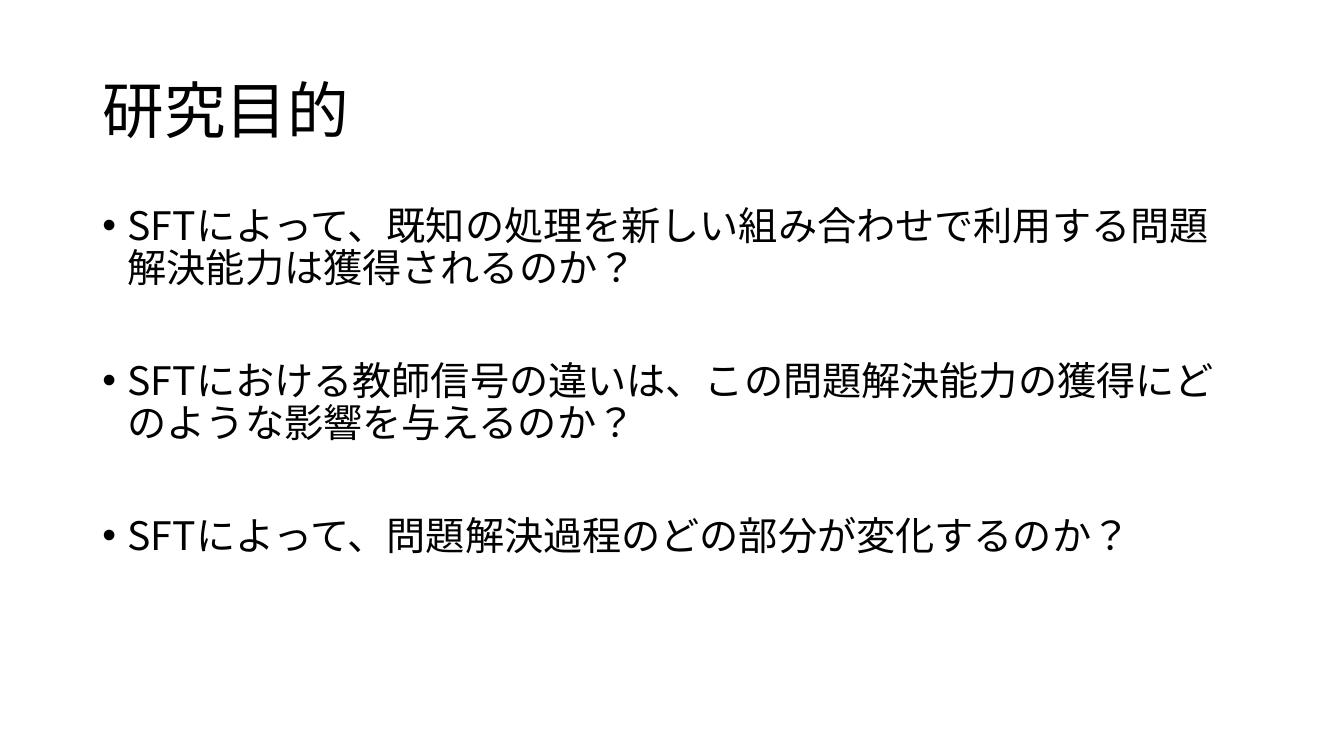
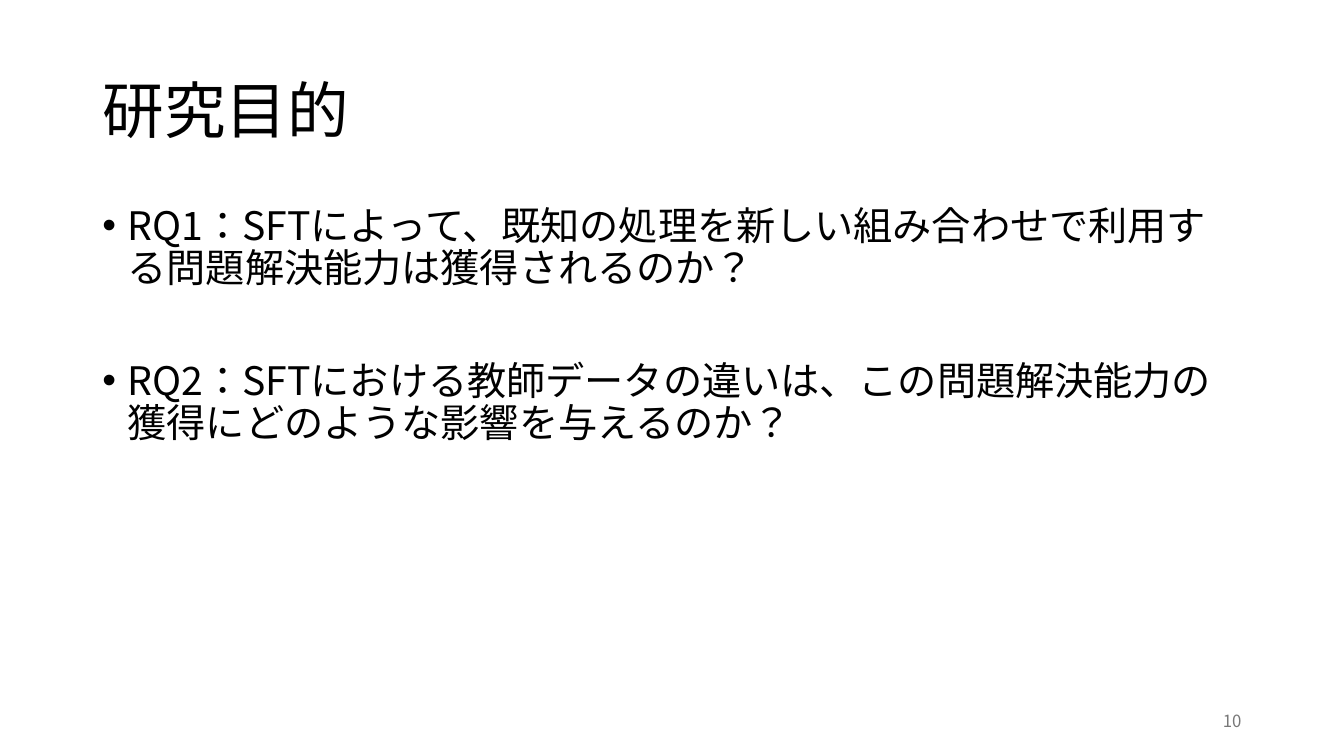
Before and after one commit to rollotea/array-task, a slide deck: slide 10 of 生成AIの追加学習による問題.pptx. Drawn at 1344x756 pixels with LibreOffice and Linux fonts; fonts in the diff are those of the drawing. Boxes give left, top, right and bottom in pixels: in the first picture for what was removed or moved away, otherwise in the second. Text is boxed around its words. In the diff, an @@ line names an element or a change of style, - is before the commit and + after.

```diff
--- a/生成AIの追加学習による問題.pptx
+++ b/生成AIの追加学習による問題.pptx
@@ text at <box>128,207,1212,441</box>: text changed @@
-• SFTによって、既知の処理を新しい組み合わせで利用する問題解決能力は獲得されるのか？
-• SFTにおける教師信号の違いは、この問題解決能力の獲得にどのような影響を与えるのか？
-• SFTによって、問題解決過程のどの部分が変化するのか？
+• RQ1：SFTによって、既知の処理を新しい組み合わせで利用する問題解決能力は獲得されるのか？
+• RQ2：SFTにおける教師データの違いは、この問題解決能力の獲得にどのような影響を与えるのか？
@@ page number added at <box>1223,714,1242,727</box>, 12 pt, text #797979 @@
+10
```
Also in this commit, not shown: 18 other slides changed, 5 slides added, 2 other files.
